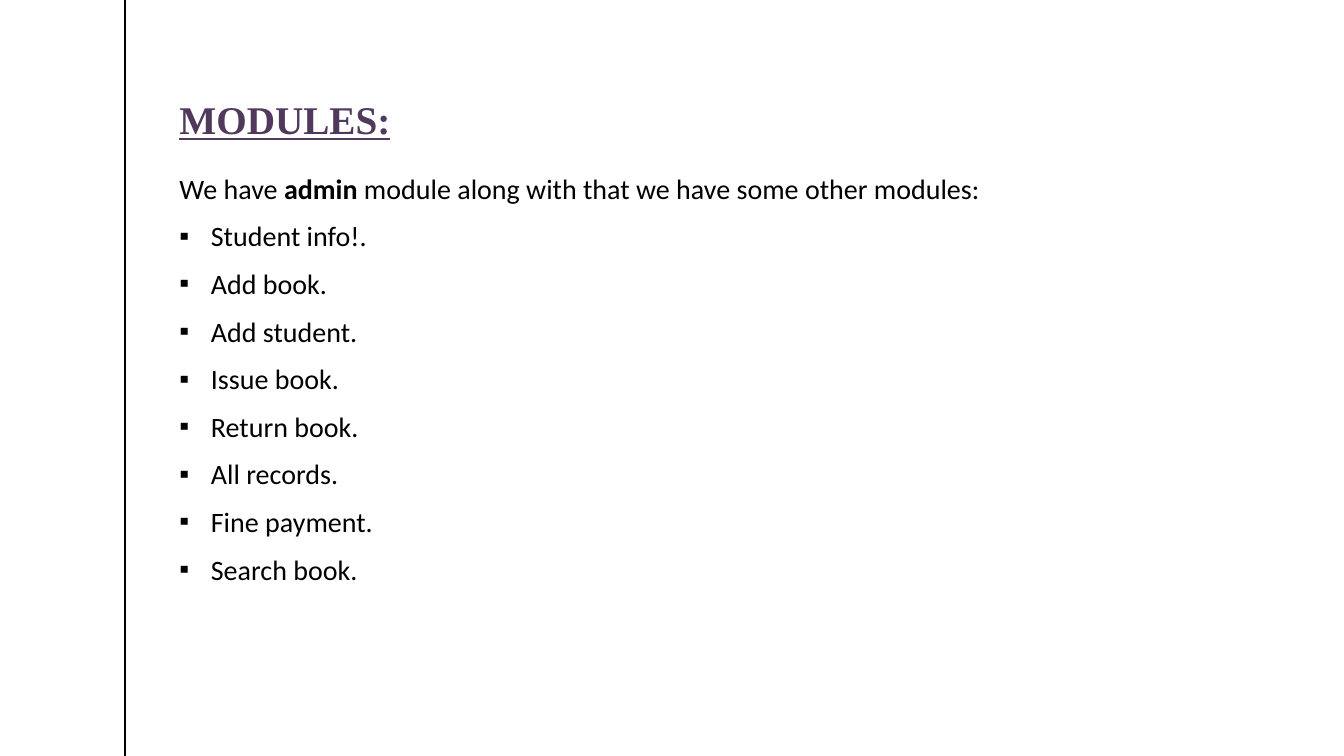
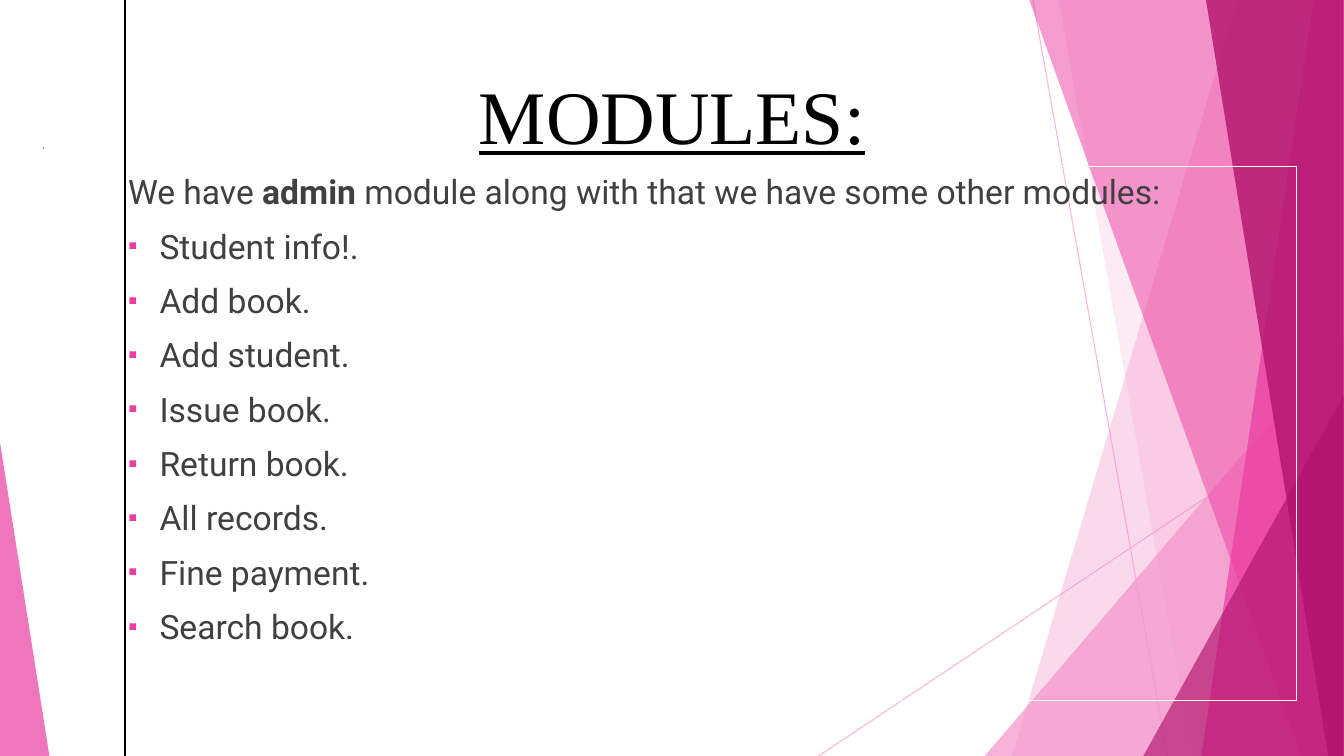
Before and after one commit to umangsaxena96/LibraryManangementSystem, a slide deck: slide 8 of DOCUMENTS/Library management system1.pptx (slide 10 before the commit). Drawn at 1344x756 pixels with LibreOffice and Linux fonts; fonts in the diff are those of the drawing. Boxes give left, top, right and bottom in pixels: in the first picture for what was removed or moved away, otherwise in the second. Text is boxed around its words. In the diff, an @@ line names an element or a change of style, - is before the commit and + after.

```diff
--- a/DOCUMENTS/Library management system1.pptx
+++ b/DOCUMENTS/Library management system1.pptx
@@ text "MODULES:": place and size @@
-text "MODULES:" at box(179, 108, 390, 140)
+text "MODULES:" at box(479, 94, 865, 155)
@@ text "MODULES:" at box(479, 94, 865, 155): size 28 to 54 pt, text colour #50395D to #000000, bold off; alignment left to centre; line spacing 0.9 to 1; vertical alignment bottom to top @@
@@ text "We have admin module along ...": place and size @@
-text "We have admin module along ..." at box(179, 166, 1297, 701)
+text "We have admin module along ..." at box(128, 166, 1297, 701)
@@ text "We have admin module along ..." at box(128, 166, 1297, 701): size 20 to 24 pt, font Calibri to Roboto, text colour #000000 to #404040 @@
@@ group added at box(0, 0, 1344, 756): 5 freeform shapes, 3 triangles, 2 lines @@
```
Also in this commit, not shown: 11 other slides changed, 1 slide added, 15 slides removed, 14 other files.
